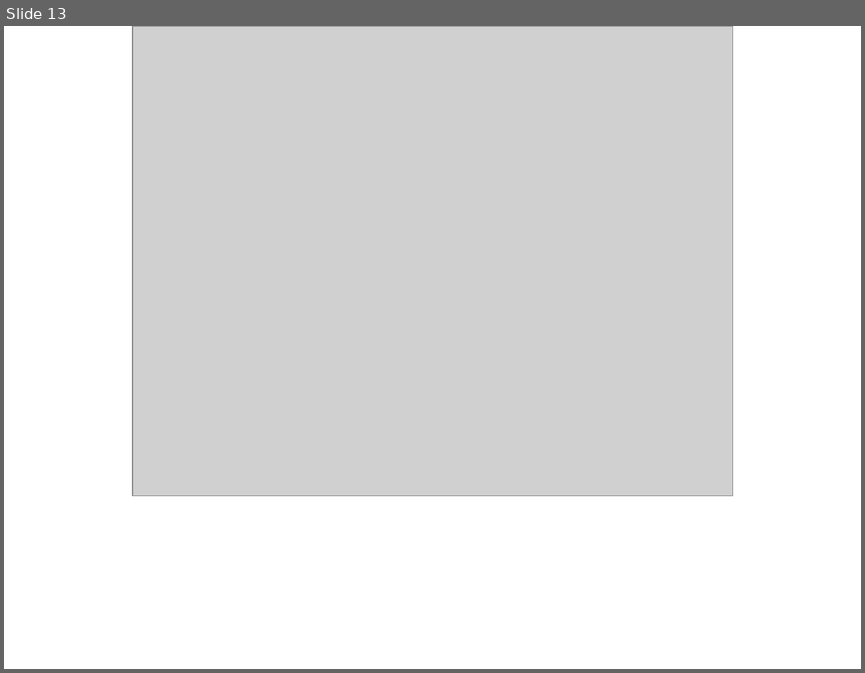
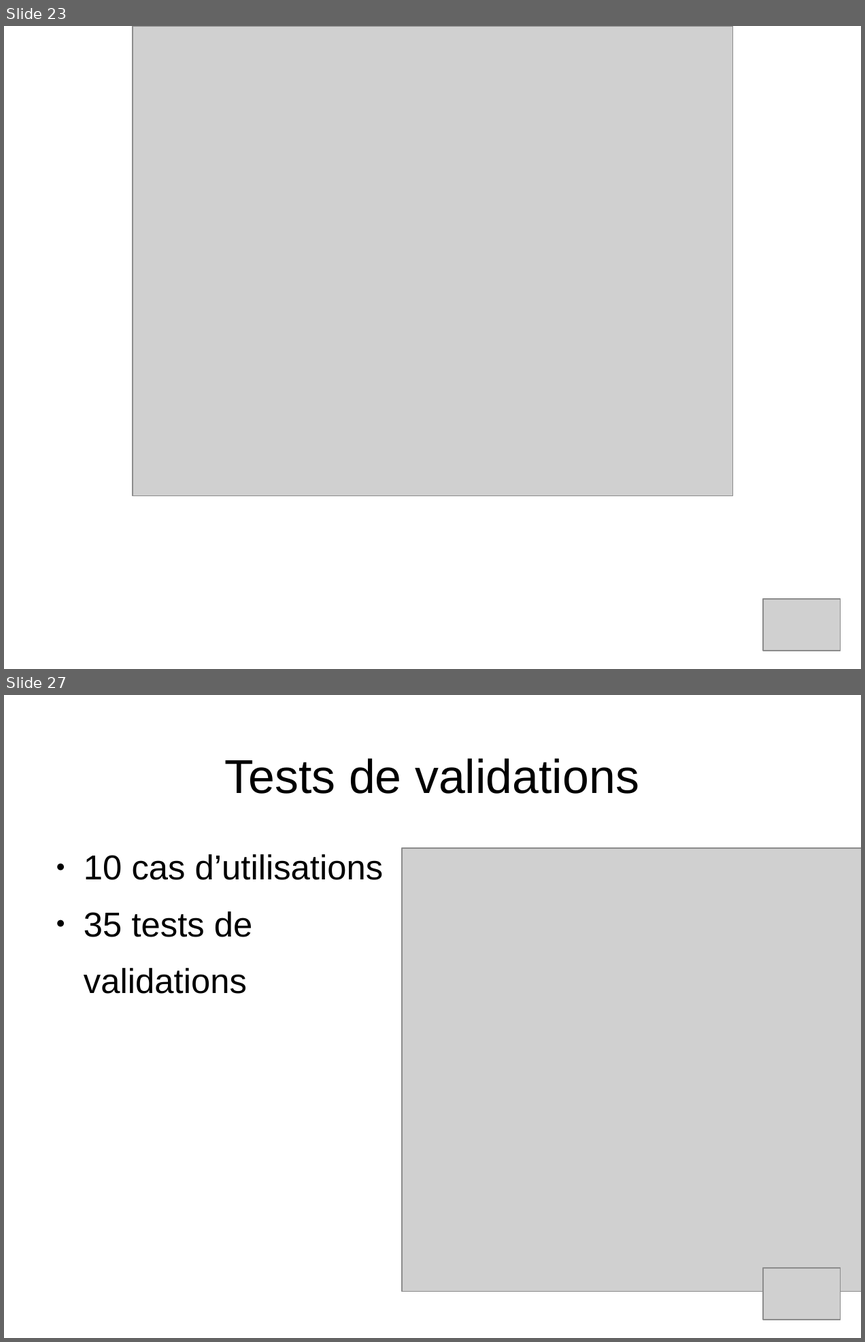
Before and after one commit to Shaolans/StoneHearth_SnowStorm, a slide deck: Presentation/presentation_IL.odp. Shown one above the other, each under a label of ours: slide 13 before the commit, slides 23 and 27 after it; the slides between them are not shown. The pictures are 865x673 and 865x1342 pixels, drawn with LibreOffice and Linux fonts; fonts in the diff are those of the drawing; grey boxes stand for pictures. Boxes give left, top, right and bottom in pixels: in the first picture for what was removed or moved away, otherwise in the second. Text is boxed around its words. In the diff, an @@ line names an element or a change of style, - is before the commit and + after.

Commit message:
Add files via upload
add slides with SO parts
add SO slides pictures

```diff
--- a/Presentation/presentation_IL.odp
+++ b/Presentation/presentation_IL.odp
@@ slide 27 added at [4, 695, 861, 1338], background #FFFFFF @@
@@ title added at [225, 758, 639, 794], 44 pt, text #000000 @@
+Tests de validations
@@ text added at [84, 854, 383, 994], 32 pt, text #000000 @@
+● 10 cas d’utilisations
+● 35 tests de
+validations
@@ picture added at [402, 848, 861, 1291] @@
@@ picture added at [763, 1268, 840, 1320] @@
@@ what was slide 13 is now slide 23 @@
@@ slide 23 changed as well @@
@@ picture added at [763, 599, 840, 651] @@
```
Also in this commit, not shown: 4 other slides changed, 17 other slides added, 3 slides removed, 14 other files.
